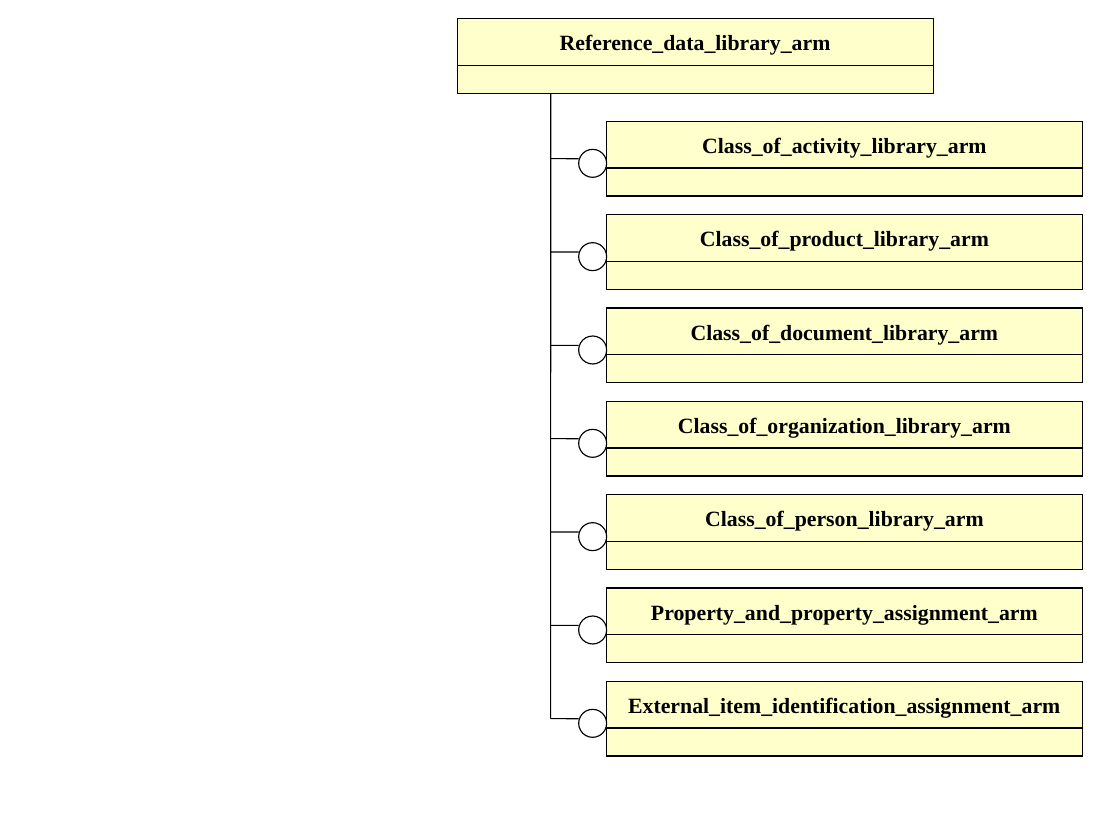
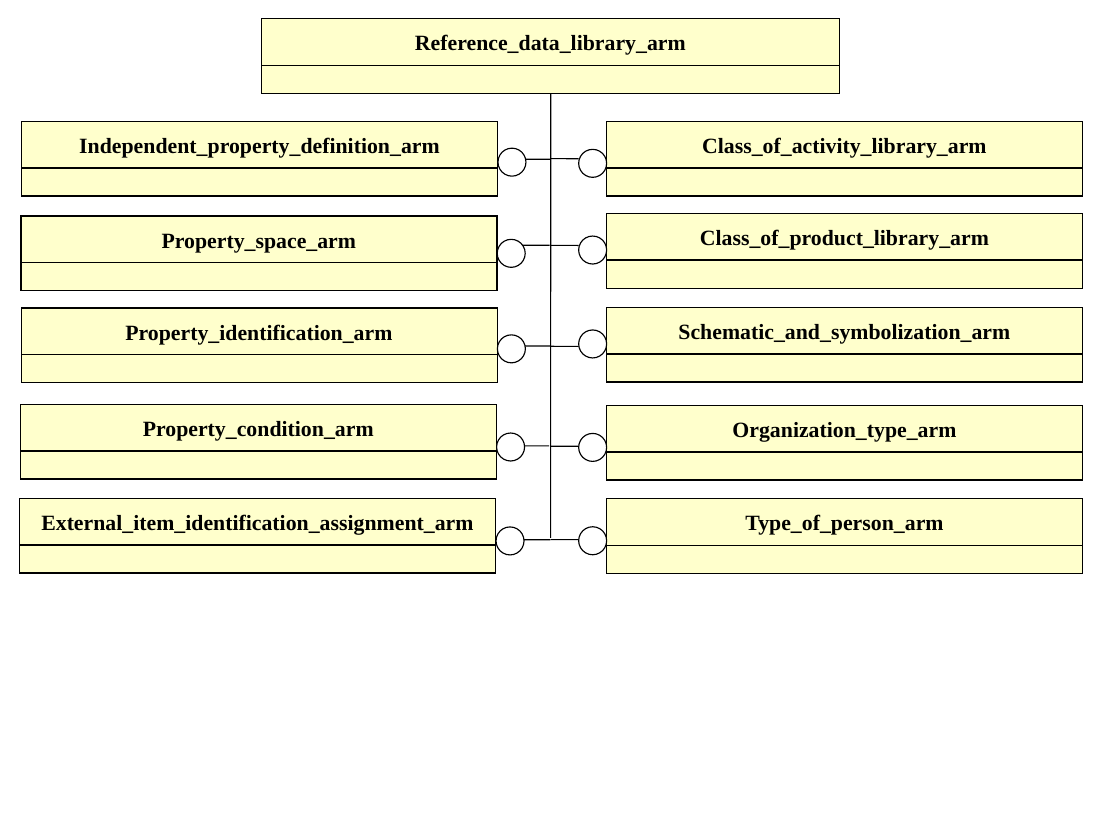
Before and after one commit to starseeker/stepmod_mirror, a slide deck: slide 1 of data/modules/reference_data_library/reference_data_library.ppt. Drawn at 1120x840 pixels with LibreOffice and Linux fonts; fonts in the diff are those of the drawing. Boxes give left, top, right and bottom in pixels: in the first picture for what was removed or moved away, otherwise in the second. Text is boxed around its words. In the diff, an @@ line names an element or a change of style, - is before the commit and + after.

```diff
--- a/data/modules/reference_data_library/reference_data_library.ppt
+++ b/data/modules/reference_data_library/reference_data_library.ppt
@@ rectangle "Reference_data_library_arm": place and size @@
-rectangle "Reference_data_library_arm" at box(457, 19, 933, 66)
+rectangle "Reference_data_library_arm" at box(261, 19, 840, 66)
@@ rectangle: place and size @@
-rectangle at box(457, 65, 933, 93)
+rectangle at box(261, 65, 840, 93)
@@ line moved from (551, 719) - (551, 93) to (551, 538) - (551, 93) @@
@@ rectangle added at box(21, 121, 497, 168), fill #FFFFCC, outline #000000 0.74 pt, 14 pt, text #000000, bold @@
+Independent_property_definition_arm
@@ ellipse: place and size @@
-ellipse at box(579, 709, 607, 737)
+ellipse at box(498, 148, 526, 176)
@@ rectangle: place and size @@
-rectangle at box(607, 635, 1083, 663)
+rectangle at box(21, 168, 497, 196)
@@ line moved from (551, 719) - (579, 719) to (522, 159) - (550, 159) @@
@@ rectangle added at box(21, 216, 497, 263), fill #FFFFCC, outline #000000 0.74 pt, 14 pt, text #000000, bold @@
+Property_space_arm
@@ rectangle: place and size @@
-rectangle at box(607, 728, 1083, 756)
+rectangle at box(21, 263, 497, 291)
@@ ellipse added at box(497, 240, 525, 268), fill #FFFFFF, outline #000000 0.74 pt @@
@@ line added from (522, 245) to (550, 245), #000000 0.74 pt @@
@@ 2 ellipses, 1 line: place and size @@
-2 ellipses, 1 line at box(551, 243, 607, 364)
+2 ellipses, 1 line at box(551, 236, 607, 358)
@@ rectangle added at box(21, 308, 497, 355), fill #FFFFCC, outline #000000 0.74 pt, 14 pt, text #000000, bold @@
+Property_identification_arm
@@ text in rectangle at box(678, 324, 1010, 344): text changed @@
-Class_of_document_library_arm
+Schematic_and_symbolization_arm
@@ rectangle added at box(21, 355, 497, 383), fill #FFFFCC, outline #000000 0.74 pt @@
@@ ellipse added at box(497, 335, 525, 363), fill #FFFFFF, outline #000000 0.74 pt @@
@@ line added from (522, 346) to (550, 346), #000000 0.74 pt @@
@@ rectangle added at box(20, 404, 496, 451), fill #FFFFCC, outline #000000 0.74 pt, 14 pt, text #000000, bold @@
+Property_condition_arm
@@ 3 rectangles, 1 ellipse, 1 line: place and size @@
-3 rectangles, 1 ellipse, 1 line at box(551, 401, 1083, 569)
+3 rectangles, 1 ellipse, 1 line at box(551, 405, 1083, 573)
@@ ellipse added at box(496, 433, 524, 461), fill #FFFFFF, outline #000000 0.74 pt @@
@@ line added from (521, 446) to (549, 446), #000000 0.74 pt @@
@@ text in rectangle at box(732, 422, 956, 442): text changed @@
-Class_of_organization_library_arm
+Organization_type_arm
@@ rectangle added at box(20, 451, 496, 479), fill #FFFFCC, outline #000000 0.74 pt @@
@@ rectangle "External_item_identification_assignment_arm": place and size @@
-rectangle "External_item_identification_assignment_arm" at box(607, 681, 1083, 728)
+rectangle "External_item_identification_assignment_arm" at box(20, 498, 496, 545)
@@ ellipse: place and size @@
-ellipse at box(579, 616, 607, 644)
+ellipse at box(496, 526, 524, 554)
@@ text in rectangle at box(745, 514, 943, 535): text changed @@
-Class_of_person_library_arm
+Type_of_person_arm
@@ rectangle added at box(20, 545, 496, 573), fill #FFFFCC, outline #000000 0.74 pt @@
@@ line moved from (551, 625) - (579, 625) to (522, 540) - (550, 540) @@
@@ line moved from (551, 532) - (579, 532) to (551, 540) - (579, 540) @@
@@ rectangle removed at box(607, 588, 1083, 635) @@
-Property_and_property_assignment_arm
```
Also in this commit, not shown: 3 other slides changed, 4 slides added, 2 slides removed, 13 other files.
